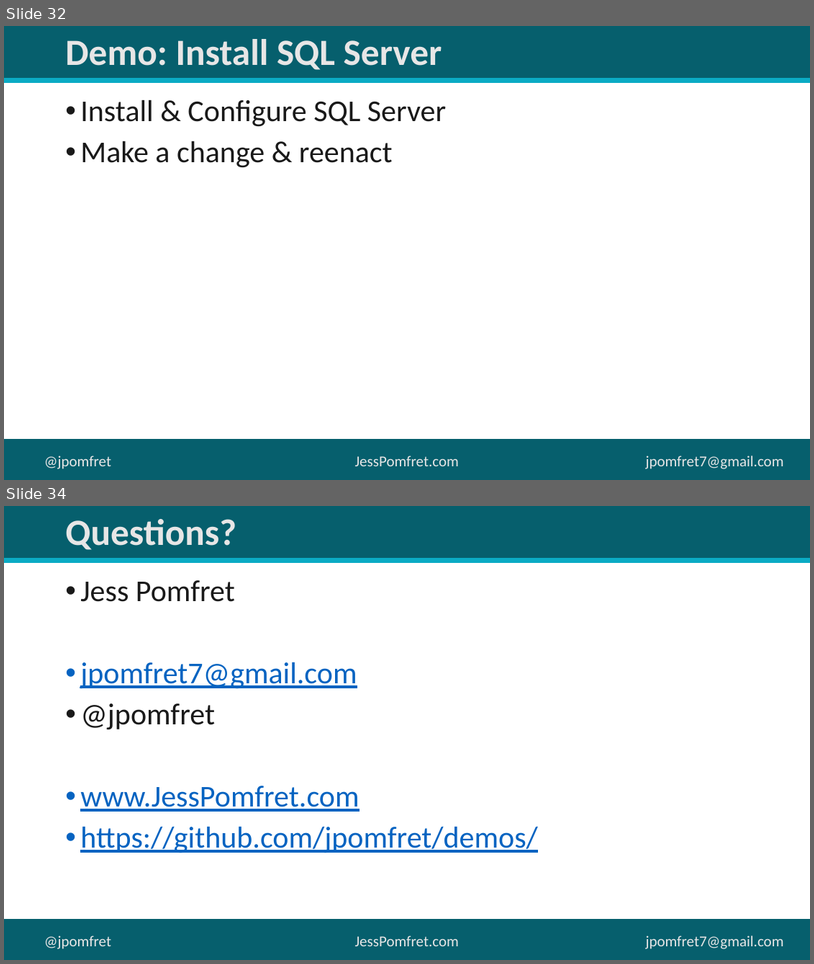
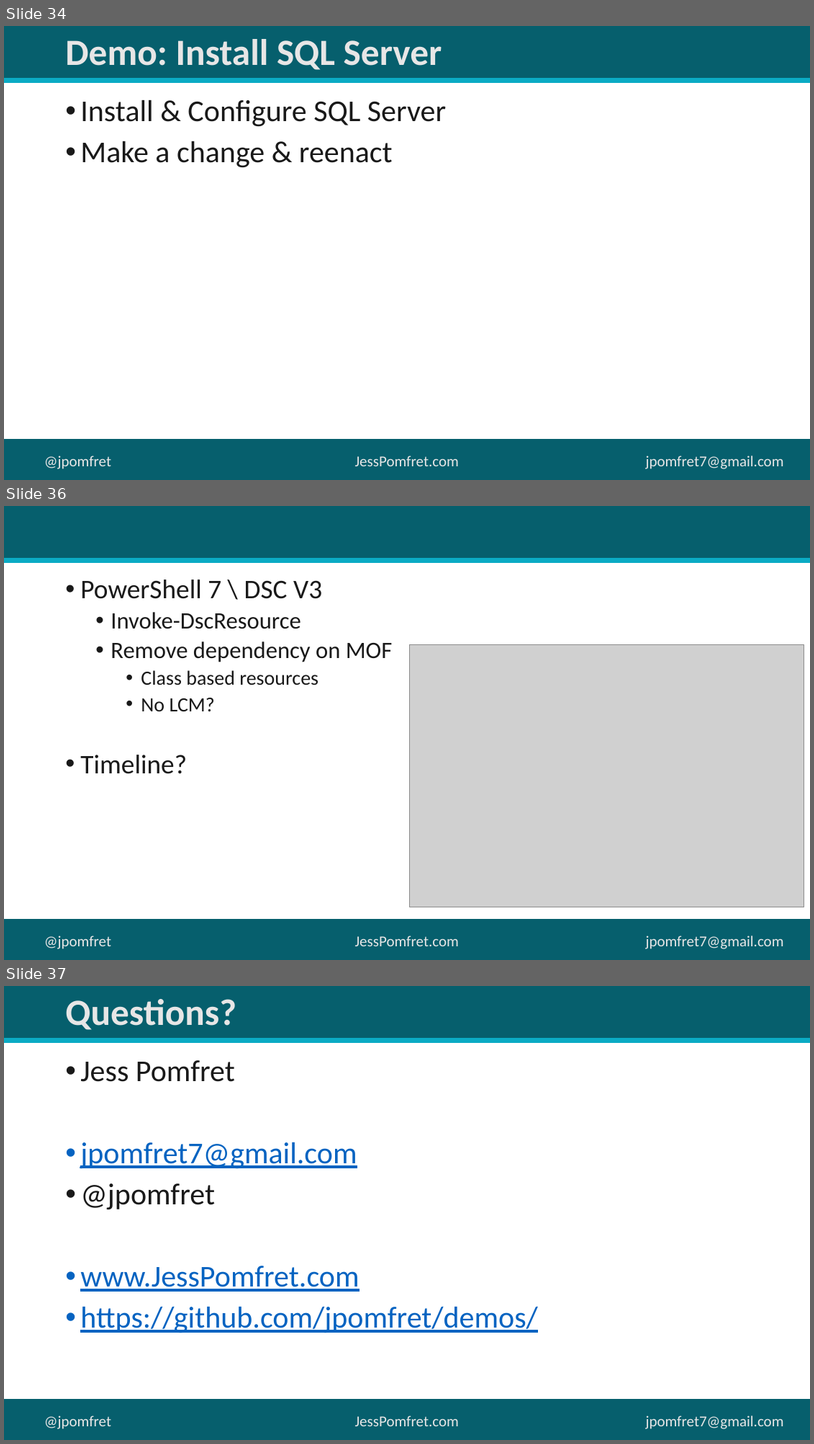
Before and after one commit to jpomfret/demos, a slide deck: DSC_SQLServer/Desired State Configuration.pptx. Shown one above the other, each under a label of ours: slides 32 and 34 before the commit, slides 34, 36 and 37 after it; the slides between them are not shown. The pictures are 814x964 and 814x1444 pixels, drawn with LibreOffice and Linux fonts; fonts in the diff are those of the drawing; grey boxes stand for pictures; background and template pictures are left out. Boxes give left, top, right and bottom in pixels: in the first picture for what was removed or moved away, otherwise in the second. Text is boxed around its words. In the diff, an @@ line names an element or a change of style, - is before the commit and + after.

```diff
--- a/DSC_SQLServer/Desired State Configuration.pptx
+++ b/DSC_SQLServer/Desired State Configuration.pptx
@@ slide 36 added at <box>4,506,810,960</box>, background #FFFFFF; not listed: 6 template elements that a slide beside it also shows @@
@@ text added at <box>80,579,392,774</box>, 28 pt, text #191919 @@
+• PowerShell 7 \ DSC V3
+  • Invoke-DscResource
+  • Remove dependency on MOF
+    • Class based resources
+    • No LCM?
+• Timeline?
@@ picture added at <box>410,645,805,907</box> @@
@@ what was slide 32 is now slide 34 @@
@@ what was slide 34 is now slide 37 @@
```
Also in this commit, not shown: 5 slides changed, 3 other slides added, 4 slides removed, 5 other files.
